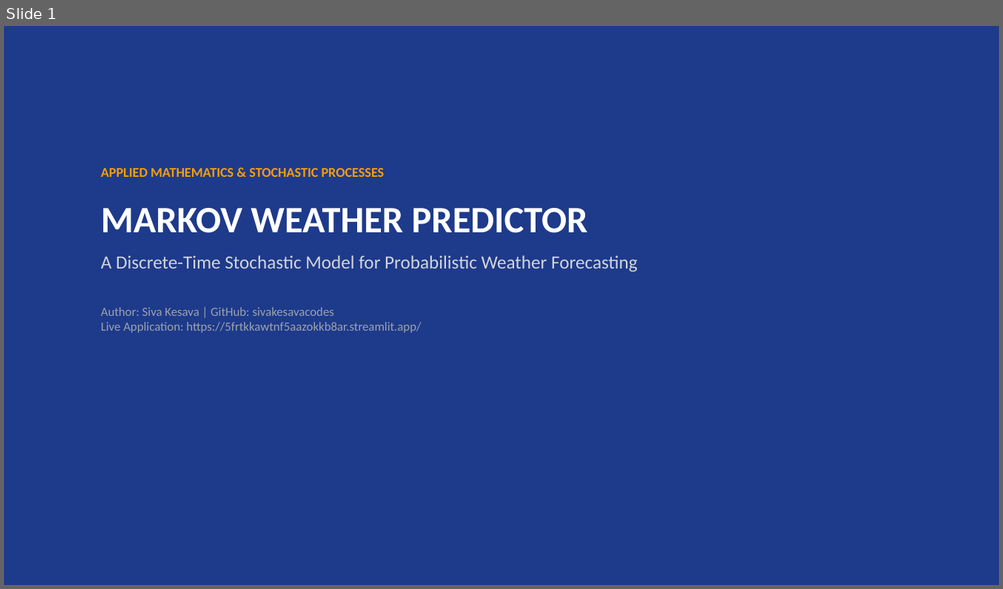
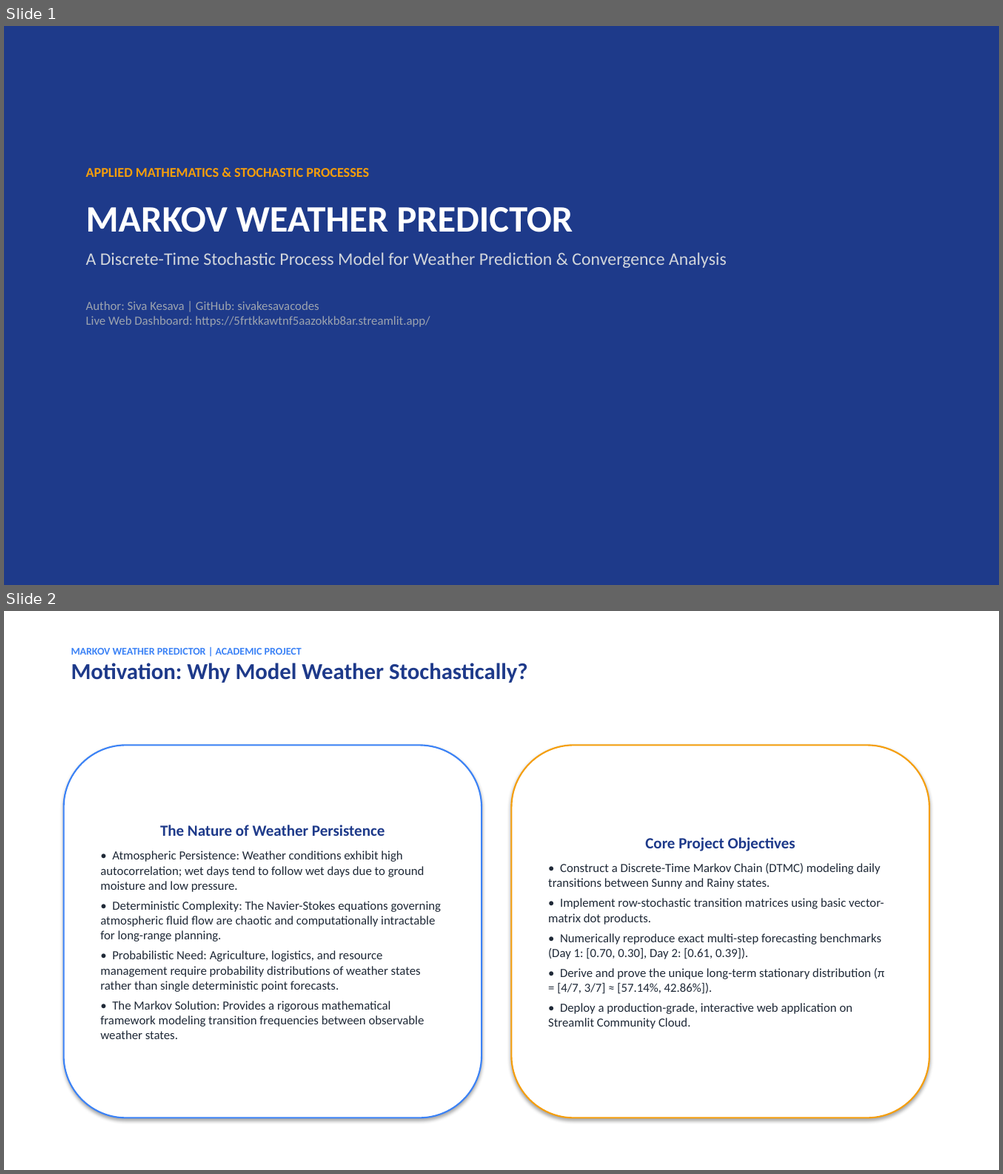
Before and after one commit to sivakesavacodes/-weather-markov-predictor, a slide deck: MARKOV_WEATHER_PREDICTOR_PRESENTATION.pptx. Shown one above the other, each under a label of ours: slide 1 before the commit, slides 1 and 2 after it. The pictures are 1003x589 and 1003x1174 pixels, drawn with LibreOffice and Linux fonts; fonts in the diff are those of the drawing. Boxes give left, top, right and bottom in pixels: in the first picture for what was removed or moved away, otherwise in the second. Text is boxed around its words. In the diff, an @@ line names an element or a change of style, - is before the commit and + after.

Commit message:
Expand presentation to 17 slides and add spectral analysis and viva defense to report

```diff
--- a/MARKOV_WEATHER_PREDICTOR_PRESENTATION.pptx
+++ b/MARKOV_WEATHER_PREDICTOR_PRESENTATION.pptx
@@ slide 2 added at box(4, 611, 999, 1170), background #FFFFFF @@
@@ text added at box(71, 648, 528, 683), 22 pt, text #1E3A8A, bold @@
+MARKOV WEATHER PREDICTOR | ACADEMIC PROJECT
+Motivation: Why Model Weather Stochastically?
@@ rounded rectangle added at box(64, 745, 481, 1119), fill #FFFFFF, outline #3B82F6 1.5 pt, 12 pt, text #1F2937 @@
+The Nature of Weather Persistence
+• Atmospheric Persistence: Weather conditions exhibit high autocorrelation; wet days tend to follow wet days due to ground moisture and low pressure.
+• Deterministic Complexity: The Navier-Stokes equations governing atmospheric fluid flow are chaotic and computationally intractable for long-range planning.
+• Probabilistic Need: Agriculture, logistics, and resource management require probability distributions of weather states rather than single deterministic point forecasts.
+• The Markov Solution: Provides a rigorous mathematical framework modeling transition frequencies between observable weather states.
@@ rounded rectangle added at box(512, 745, 929, 1119), fill #FFFFFF, outline #F59E0B 1.5 pt, 12 pt, text #1F2937 @@
+Core Project Objectives
+• Construct a Discrete-Time Markov Chain (DTMC) modeling daily transitions between Sunny and Rainy states.
+• Implement row-stochastic transition matrices using basic vector-matrix dot products.
+• Numerically reproduce exact multi-step forecasting benchmarks (Day 1: [0.70, 0.30], Day 2: [0.61, 0.39]).
+• Derive and prove the unique long-term stationary distribution (π = [4/7, 3/7] ≈ [57.14%, 42.86%]).
+• Deploy a production-grade, interactive web application on Streamlit Community Cloud.
@@ slide 1 changed as well @@
@@ text "APPLIED MATHEMATICS & STOCHASTIC PROCESSES": place and size @@
-text "APPLIED MATHEMATICS & STOCHASTIC PROCESSES" at box(101, 168, 637, 333)
+text "APPLIED MATHEMATICS & STOCHASTIC PROCESSES" at box(86, 168, 726, 327)
@@ text at box(86, 168, 573, 232): less space between paragraphs @@
@@ text at box(86, 252, 726, 327): text changed @@
-A Discrete-Time Stochastic Model for Probabilistic Weather Forecasting
-Author: Siva Kesava | GitHub: sivakesavacodes
-Live Application: https://5frtkkawtnf5aazokkb8ar.streamlit.app/
+A Discrete-Time Stochastic Process Model for Weather Prediction & Convergence Analysis
+Author: Siva Kesava | GitHub: sivakesavacodes
+Live Web Dashboard: https://5frtkkawtnf5aazokkb8ar.streamlit.app/
```
Also in this commit, not shown: 2 other slides changed, 13 other slides added, 6 slides removed, 2 other files.
